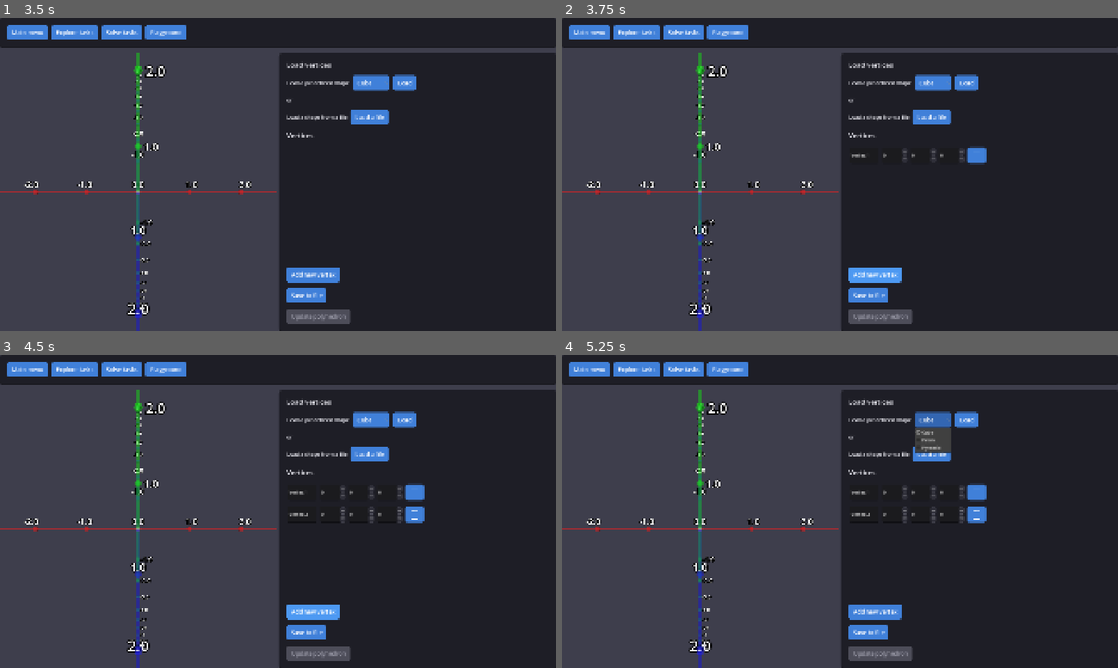
Above: before the commit, frames 1-4 (two rows, left to right).
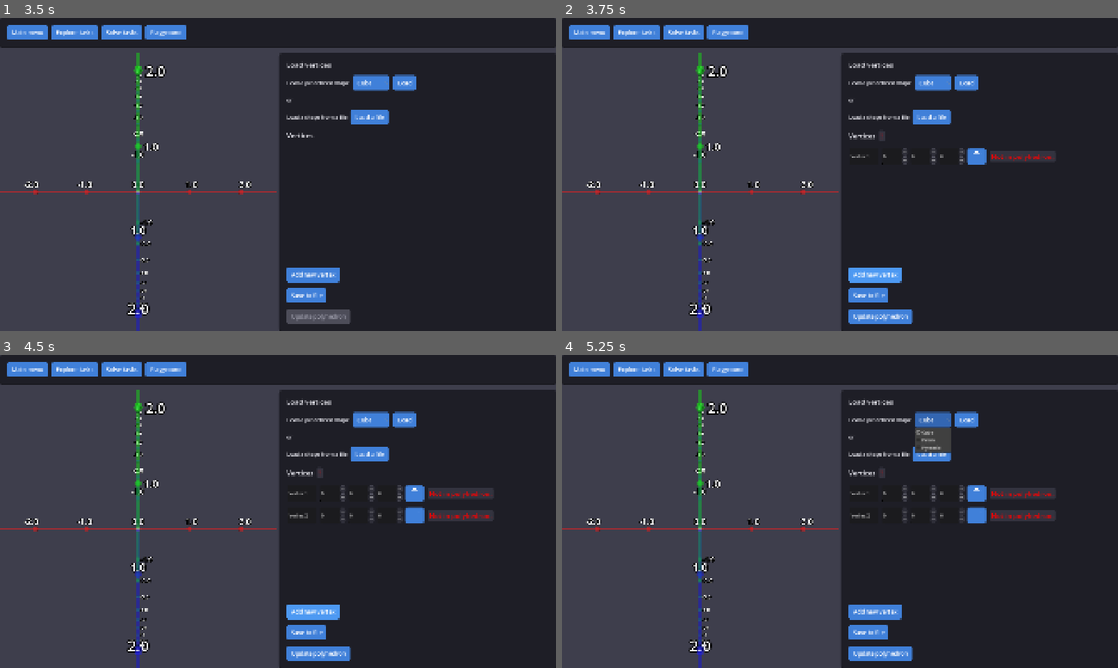
Above: after the commit, the same moments.

Repository: Paraross/geo-app
Game: Godot game, scene res://scenes/main.tscn
Two runs of this game, one before a commit and one after it. Both use one fixed random seed, a clock stepped at 60 frames per second and the inputs below.
Inputs (mouse positions are in pixels of both pictures, inside the frame that each line leads up to):
- Up to frame 1 (3.5 s): click "Explore tasks" at 0.5 s; click (33, 64) at 1.27 s; type "12" at 1.35 s; click "Solve tasks" at 2 s; click "Playground" at 2.75 s
- Up to frame 2 (3.75 s): click "Add new vertex" at 3.5 s
- Up to frame 3 (4.5 s): click "Add new vertex" at 4.25 s
- Up to frame 4 (5.25 s): click "Cube" at 5 s

Frame 1 is identical in both runs. In frame 2, 1.1% of the frame differs, in the area x 51-89%, y 36-98%; in frame 3, 1.7%; in frame 4, 1.7%.

Commit message:
Show warnings for bad verts in playground

Diff:
--- a/scenes/screens/playground_screen.tscn
+++ b/scenes/screens/playground_screen.tscn
@@ -1,8 +1,9 @@
-[gd_scene load_steps=5 format=3 uid="uid://dbpmn1rgceibd"]
+[gd_scene load_steps=6 format=3 uid="uid://dbpmn1rgceibd"]
 
 [ext_resource type="Script" uid="uid://bvt58xko28kd1" path="res://scripts/screens/playground_screen.gd" id="1_icayx"]
 [ext_resource type="PackedScene" uid="uid://ng6j4mjp362o" path="res://scenes/figure_environment.tscn" id="2_vs2of"]
 [ext_resource type="Script" uid="uid://dmk6r1sfe6ut6" path="res://scripts/polyhedron_environment.gd" id="3_dd5n6"]
+[ext_resource type="PackedScene" uid="uid://s2d7puc614cm" path="res://scenes/sync_warning_label.tscn" id="4_uckll"]
 
 [sub_resource type="Environment" id="Environment_sgqdd"]
 background_mode = 1
@@ -84,10 +85,17 @@
 layout_mode = 2
 text = "Load a file"
 
-[node name="Label" type="Label" parent="HBoxContainer/RightPanel/RightVBox"]
+[node name="HBoxContainer" type="HBoxContainer" parent="HBoxContainer/RightPanel/RightVBox"]
+layout_mode = 2
+
+[node name="Label" type="Label" parent="HBoxContainer/RightPanel/RightVBox/HBoxContainer"]
 layout_mode = 2
 theme_type_variation = &"BigLabel"
 text = "Vertices"
+
+[node name="SyncWarningLabel" parent="HBoxContainer/RightPanel/RightVBox/HBoxContainer" instance=ExtResource("4_uckll")]
+visible = false
+layout_mode = 2
 
 [node name="ScrollContainer" type="ScrollContainer" parent="HBoxContainer/RightPanel/RightVBox"]
 layout_mode = 2
@@ -126,14 +134,33 @@
 [node name="Popup" type="PopupPanel" parent="."]
 oversampling_override = 1.0
 initial_position = 2
-size = Vector2i(513, 100)
+size = Vector2i(415, 100)
 
-[node name="Label" type="Label" parent="Popup"]
+[node name="VBoxContainer" type="VBoxContainer" parent="Popup"]
 offset_left = 4.0
 offset_top = 4.0
-offset_right = 509.0
+offset_right = 411.0
 offset_bottom = 96.0
+
+[node name="Label" type="Label" parent="Popup/VBoxContainer"]
+layout_mode = 2
+size_flags_horizontal = 0
+size_flags_vertical = 0
 text = "A polyhedron cannot be created from those vertices."
+
+[node name="HBoxContainer" type="HBoxContainer" parent="Popup/VBoxContainer"]
+layout_mode = 2
+
+[node name="Label2" type="Label" parent="Popup/VBoxContainer/HBoxContainer"]
+layout_mode = 2
+text = "Invalid vertices are marked with"
+
+[node name="SyncWarningLabel" parent="Popup/VBoxContainer/HBoxContainer" instance=ExtResource("4_uckll")]
+layout_mode = 2
+
+[node name="Label3" type="Label" parent="Popup/VBoxContainer/HBoxContainer"]
+layout_mode = 2
+text = "."
 
 [node name="SaveFileDialog" type="FileDialog" parent="."]
 initial_position = 2
--- /dev/null
+++ b/scenes/sync_warning_label.tscn
@@ -0,0 +1,8 @@
+[gd_scene format=3 uid="uid://s2d7puc614cm"]
+
+[node name="SyncWarningLabel" type="Label"]
+tooltip_text = "The vertices of the diplayed polyhedron are different from the vertices on the right.
+Press the \"Update polyhedron\" button at the bottom to update."
+mouse_filter = 1
+theme_type_variation = &"WarningLabel"
+text = "!"
--- a/scenes/vertex_ui_element.tscn
+++ b/scenes/vertex_ui_element.tscn
@@ -1,7 +1,8 @@
-[gd_scene load_steps=3 format=3 uid="uid://cgdov2iblt7d3"]
+[gd_scene load_steps=4 format=3 uid="uid://cgdov2iblt7d3"]
 
 [ext_resource type="Script" uid="uid://bbl5nxih7e8di" path="res://scripts/vertex_ui_element.gd" id="1_xhlat"]
 [ext_resource type="Texture2D" uid="uid://d0jt82dds4xwr" path="res://assets/trash_can.png" id="2_hsqwk"]
+[ext_resource type="PackedScene" uid="uid://s2d7puc614cm" path="res://scenes/sync_warning_label.tscn" id="3_68i8m"]
 
 [node name="VertexUiElement" type="HBoxContainer"]
 offset_right = 388.0
@@ -41,4 +42,8 @@
 tooltip_text = "Remove vertex"
 icon = ExtResource("2_hsqwk")
 
+[node name="SyncWarningLabel" parent="." instance=ExtResource("3_68i8m")]
+visible = false
+layout_mode = 2
+
 [connection signal="text_submitted" from="NameLineEdit" to="." method="_on_name_line_edit_text_submitted"]
--- a/scripts/figures/polyhedron.gd
+++ b/scripts/figures/polyhedron.gd
@@ -69,14 +69,11 @@
 
 
 func set_collision_shape() -> void:
-	# TODO: check which vertices are problematic (when adding new vertex in playground)
-
 	if Poly.are_valid_polyhedron_vertices(vertices):
 		var cp_shape := ConvexPolygonShape3D.new()
 		cp_shape.points = vertices
 		shape = cp_shape
 	else:
-		print("invalid vertices")
 		shape = null
 
 
--- a/scripts/screens/playground_screen.gd
+++ b/scripts/screens/playground_screen.gd
@@ -1,5 +1,10 @@
 class_name PlaygroundScreen
 extends Screen
+
+enum VertexIssue {
+	DUPLICATE,
+	NOT_IN_POLY,
+}
 
 const SHAPE_OPTIONS: Array[String] = [
 	"Cube",
@@ -22,9 +27,11 @@
 @onready var shape_button: OptionButton = $HBoxContainer/RightPanel/RightVBox/PredefinedHBox/ShapeButton
 
 @onready var right_vbox: VBoxContainer = $HBoxContainer/RightPanel/RightVBox
+@onready var scroll_container: ScrollContainer = $HBoxContainer/RightPanel/RightVBox/ScrollContainer
 @onready var vertices_vbox: VBoxContainer = right_vbox.get_node("ScrollContainer/VBox/VerticesVBox")
 @onready var new_vertex_button: Button = right_vbox.get_node("NewVertexButton")
 
+@onready var sync_warning_label: Label = right_vbox.get_node("HBoxContainer/SyncWarningLabel")
 @onready var create_polyhedron_button: Button = right_vbox.get_node("CreatePolyhedronButton")
 
 @onready var popup: PopupPanel = $Popup
@@ -86,7 +93,6 @@
 
 	for i in vertex_ui_elements.size():
 		var vertex_ui_element := vertex_ui_elements[i]
-		print("%s. prev: %s" % [i, vertex_ui_element.index])
 		vertex_ui_element.index = i
 
 
@@ -114,13 +120,56 @@
 	return polyhedron_environment.polyhedron.vertices == get_vertices_from_ui()
 
 
+func get_unsynced_vertex_indices() -> Array:
+	var unsynced_vertex_indices := PackedInt32Array()
+	var issues: Array[VertexIssue] = []
+
+	var polyhedron_vertices := polyhedron_environment.polyhedron.vertices
+
+	var already_inserted := PackedVector3Array()
+	for i in range(vertex_ui_elements.size()):
+		var vertex_ui_element := vertex_ui_elements[i]
+		var ui_vertex := vertex_ui_element.get_vertex()
+
+		if ui_vertex in already_inserted:
+			unsynced_vertex_indices.append(vertex_ui_element.index)
+			issues.append(VertexIssue.DUPLICATE)
+		elif ui_vertex in polyhedron_vertices:
+			already_inserted.append(vertex_ui_element.get_vertex())
+
+		if ui_vertex not in polyhedron_vertices:
+			unsynced_vertex_indices.append(vertex_ui_element.index)
+			issues.append(VertexIssue.NOT_IN_POLY)
+
+	# GDScript to najgorszy język na świecie
+	return [unsynced_vertex_indices, issues]
+
+
 func update_create_polyhedron_button() -> void:
 	if are_poly_verts_equal_to_ui():
 		create_polyhedron_button.disabled = true
-		create_polyhedron_button.tooltip_text = "The displayed polyhedron is equivalent to the vertices on the right."
+		create_polyhedron_button.tooltip_text = "The vertices of the diplayed polyhedron are the same as the vertices on the right."
+		sync_warning_label.visible = false
 	else:
 		create_polyhedron_button.disabled = false
-		create_polyhedron_button.tooltip_text = "The displayed polyhedron is not equivalent to the vertices on the right.\nPress to update."
+		create_polyhedron_button.tooltip_text = "The vertices of the diplayed polyhedron are different from the vertices on the right.\nPress to update."
+		sync_warning_label.visible = true
+
+	var gowno := get_unsynced_vertex_indices()
+	var unsynced_verts: PackedInt32Array = gowno[0]
+	var issues:  Array[VertexIssue] = gowno[1]
+
+	for i in range(vertex_ui_elements.size()):
+		var vertex_ui_element := vertex_ui_elements[i]
+
+		var unsynced_index := unsynced_verts.find(vertex_ui_element.index)
+
+		if unsynced_index == -1:
+			vertex_ui_element.hide_sync_warning_label()
+			continue
+
+		var issue := issues[unsynced_index]
+		vertex_ui_element.show_sync_warning_label_for_issue(issue)
 
 
 func create_polyhedron_from_vertices(vertices: PackedVector3Array) -> bool:
@@ -150,6 +199,7 @@
 
 func _on_new_vertex_button_pressed() -> void:
 	add_new_vertex_ui_element(0.0, 0.0, 0.0)
+	update_create_polyhedron_button()
 
 
 func _on_create_polyhedron_button_pressed() -> void:
--- a/scripts/vertex_ui_element.gd
+++ b/scripts/vertex_ui_element.gd
@@ -2,6 +2,16 @@
 extends HBoxContainer
 
 signal vertex_name_changed(new_name: String, index: int)
+
+const ISSUE_LABEL_MAP: Dictionary[PlaygroundScreen.VertexIssue, String] = {
+	PlaygroundScreen.VertexIssue.DUPLICATE: "Duplicate vertex.",
+	PlaygroundScreen.VertexIssue.NOT_IN_POLY: "Not in polyhedron.",
+}
+
+const ISSUE_TOOLTIP_MAP: Dictionary[PlaygroundScreen.VertexIssue, String] = {
+	PlaygroundScreen.VertexIssue.DUPLICATE: "This is a duplicate vertex. Each vertex must be unique.",
+	PlaygroundScreen.VertexIssue.NOT_IN_POLY: "The displayed polyhedron does not contain this vertex.",
+}
 
 var index: int
 
@@ -17,6 +27,7 @@
 @onready var x_spinbox: SpinBox = coords_container.get_node("XSpinBox")
 @onready var y_spinbox: SpinBox = coords_container.get_node("YSpinBox")
 @onready var z_spinbox: SpinBox = coords_container.get_node("ZSpinBox")
+@onready var sync_warning_label: Label = $SyncWarningLabel
 
 
 func get_vertex() -> Vector3:
@@ -26,5 +37,18 @@
 	return Vector3(x, y, z)
 
 
+func hide_sync_warning_label() -> void:
+	sync_warning_label.visible = false
+
+
+func show_sync_warning_label_for_issue(issue: PlaygroundScreen.VertexIssue) -> void:
+	if sync_warning_label.visible:
+		return
+
+	sync_warning_label.text = ISSUE_LABEL_MAP[issue]
+	sync_warning_label.tooltip_text = ISSUE_TOOLTIP_MAP[issue]
+	sync_warning_label.visible = true
+
+
 func _on_name_line_edit_text_submitted(new_text: String) -> void:
 	vertex_name_changed.emit(new_text, index)
--- a/themes/new_theme.tres
+++ b/themes/new_theme.tres
@@ -166,6 +166,18 @@
 corner_radius_top_right = 6
 corner_radius_bottom_right = 6
 corner_radius_bottom_left = 6
+
+[sub_resource type="StyleBoxFlat" id="StyleBoxFlat_mun0v"]
+bg_color = Color(0.2, 0.2, 0.24705882, 1)
+border_width_left = 6
+border_width_top = 2
+border_width_right = 6
+border_width_bottom = 2
+border_color = Color(0.2, 0.2, 0.24705882, 1)
+corner_radius_top_left = 4
+corner_radius_top_right = 4
+corner_radius_bottom_right = 4
+corner_radius_bottom_left = 4
 
 [resource]
 BigLabel/base_type = &"Label"
@@ -226,3 +238,7 @@
 TipButton/styles/normal = SubResource("StyleBoxFlat_tip_button_normal")
 TipButton/styles/pressed = SubResource("StyleBoxFlat_tip_button_hover")
 VBoxContainer/constants/separation = 20
+WarningLabel/base_type = &"Label"
+WarningLabel/colors/font_color = Color(1, 0, 0, 1)
+WarningLabel/font_sizes/font_size = 24
+WarningLabel/styles/normal = SubResource("StyleBoxFlat_mun0v")
Not shown: 1 places in themes/new_theme.tres that only renumber resources
Not shown, changed: .gitignore
